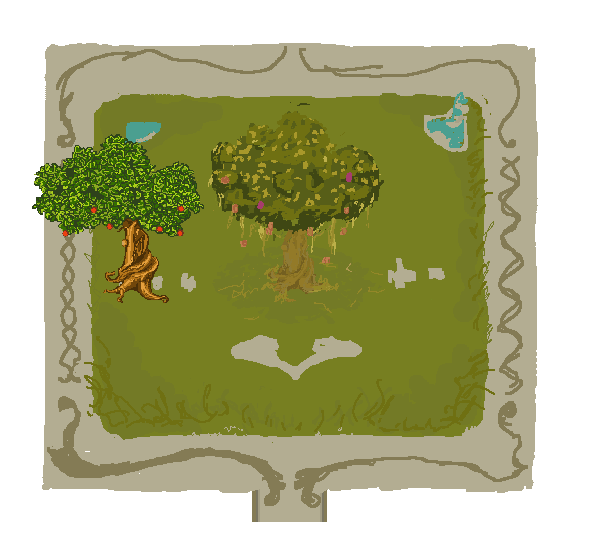
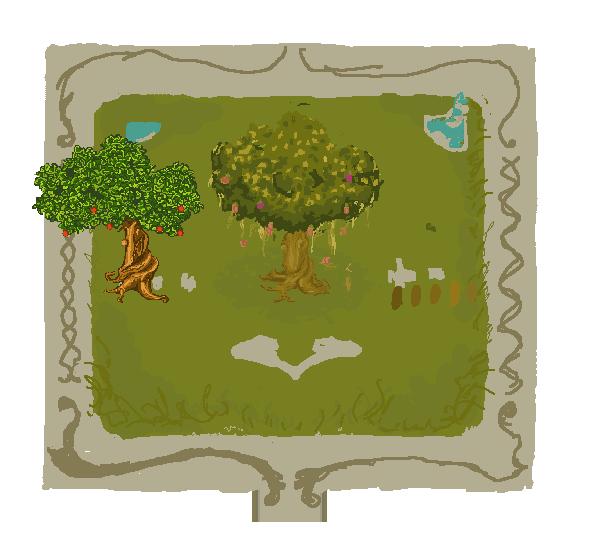
Before/after of a 590px x 548px layered artwork. What changed in the layer stack:
removed layer "Layer 7" from group "versao nova" over [217, 198, 432, 320]
painted on "fruits" (2nd of 2, in "versao nova") over [225, 170, 352, 228]
painted on "Layer 9" over [213, 111, 436, 234]
added layer "Layer 17" above "fontes" over [217, 198, 477, 310]
